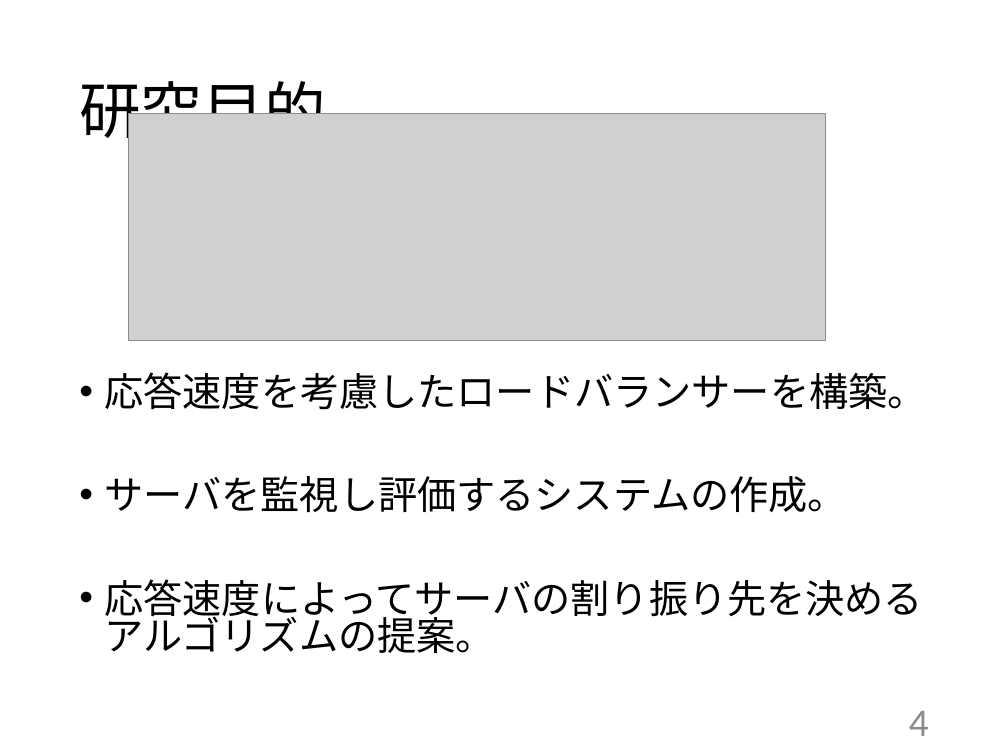
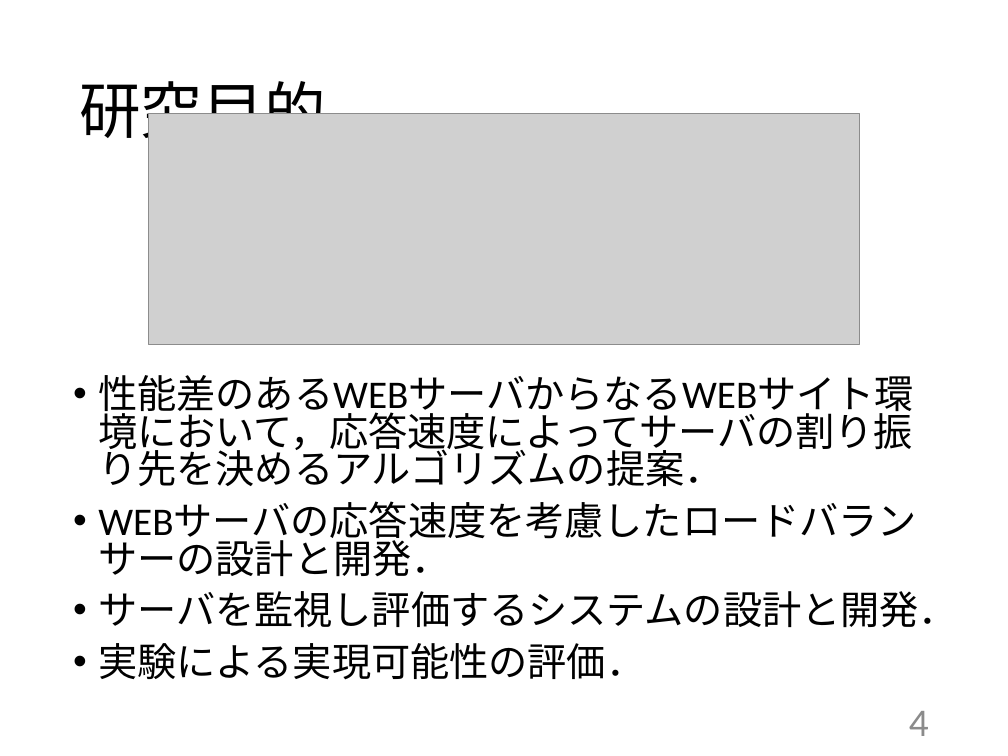
Before and after one commit to kait-takanolab/1821086_matsuo_thesis, a slide deck: slide 4 of 発表用/1821086_中間発表.pptx. Drawn at 1008x756 pixels with LibreOffice and Linux fonts; fonts in the diff are those of the drawing; grey boxes stand for pictures. Boxes give left, top, right and bottom in pixels: in the first picture for what was removed or moved away, otherwise in the second. Text is boxed around its words. In the diff, an @@ line names an element or a change of style, - is before the commit and + after.

Commit message:
関連研究追加調査

```diff
--- a/発表用/1821086_中間発表.pptx
+++ b/発表用/1821086_中間発表.pptx
@@ picture: place and size @@
-picture at <box>128,113,826,341</box>
+picture at <box>148,113,860,344</box>
@@ text at <box>98,375,958,680</box>: text changed @@
-• 応答速度を考慮したロードバランサーを構築。
-• サーバを監視し評価するシステムの作成。
-• 応答速度によってサーバの割り振り先を決める
-  アルゴリズムの提案。
+• 性能差のあるWEBサーバからなるWEBサイト環境において，応答速度によってサーバの割り振り先を決めるアルゴリズムの提案．
+• WEBサーバの応答速度を考慮したロードバランサーの設計と開発．
+• サーバを監視し評価するシステムの設計と開発．
+• 実験による実現可能性の評価．
```
Also in this commit, not shown: 4 other slides changed, 5 other files.
